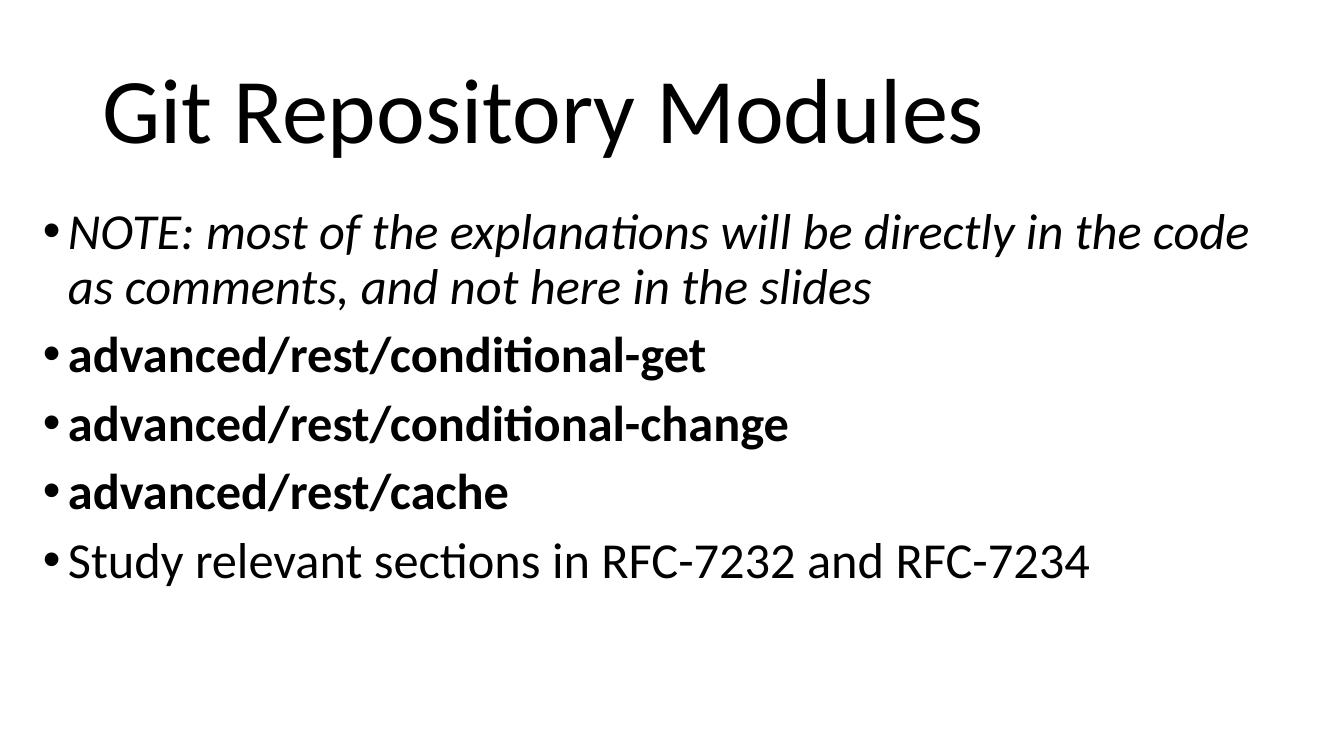
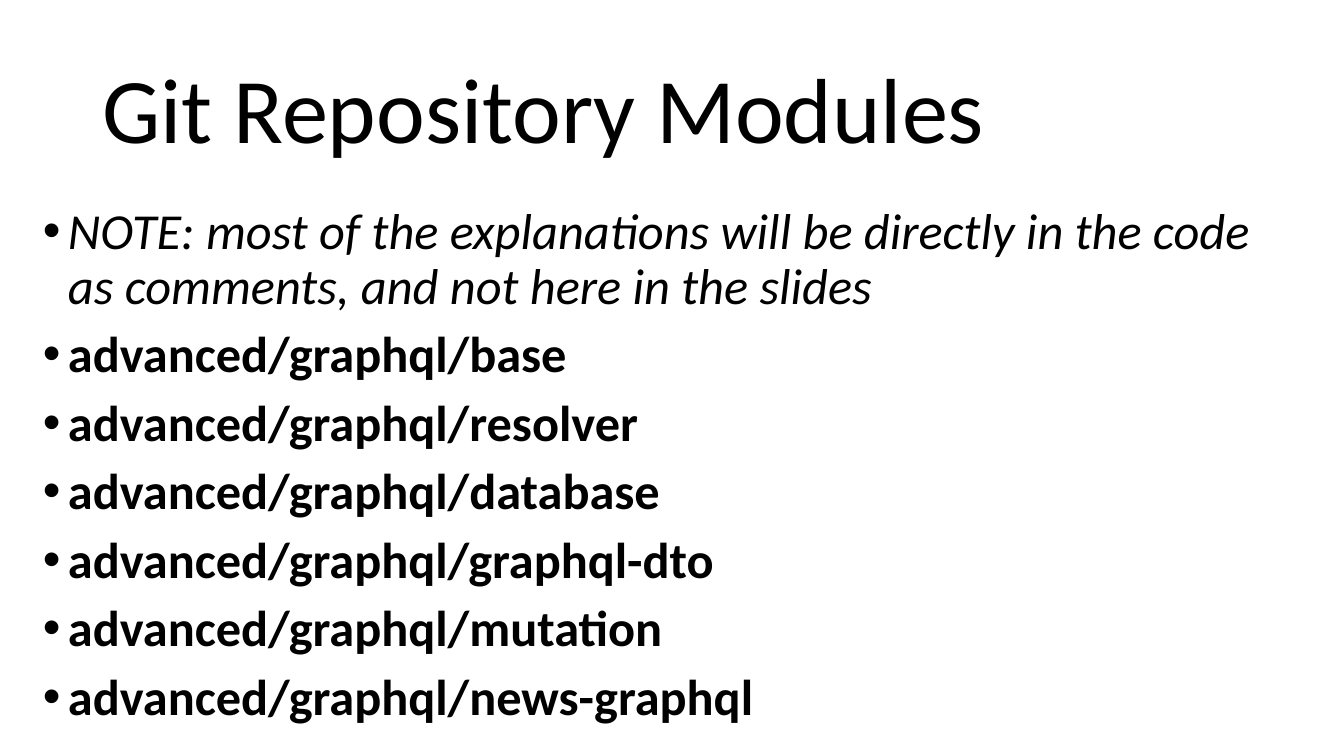
Before and after one commit to arcuri82/testing_security_development_enterprise_systems, a slide deck: slide 24 of doc/advanced/slides/lesson_07.pptx (slide 29 before the commit). Drawn at 1344x756 pixels with LibreOffice and Linux fonts; fonts in the diff are those of the drawing. Boxes give left, top, right and bottom in pixels: in the first picture for what was removed or moved away, otherwise in the second. Text is boxed around its words. In the diff, an @@ line names an element or a change of style, - is before the commit and + after.

```diff
--- a/doc/advanced/slides/lesson_07.pptx
+++ b/doc/advanced/slides/lesson_07.pptx
@@ text at [68,336,753,724]: text changed @@
-• advanced/rest/conditional-get
-• advanced/rest/conditional-change
-• advanced/rest/cache
-• Study relevant sections in RFC-7232 and RFC-7234
+• advanced/graphql/base
+• advanced/graphql/resolver
+• advanced/graphql/database
+• advanced/graphql/graphql-dto
+• advanced/graphql/mutation
+• advanced/graphql/news-graphql
```
Also in this commit, not shown: 2 other slides changed, 21 slides added, 26 slides removed, 17 other files.
